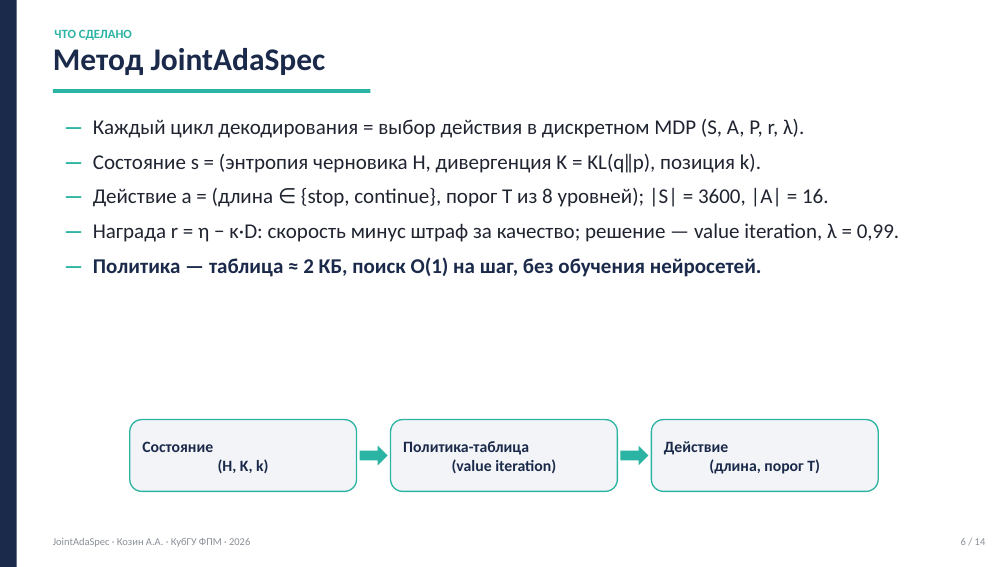
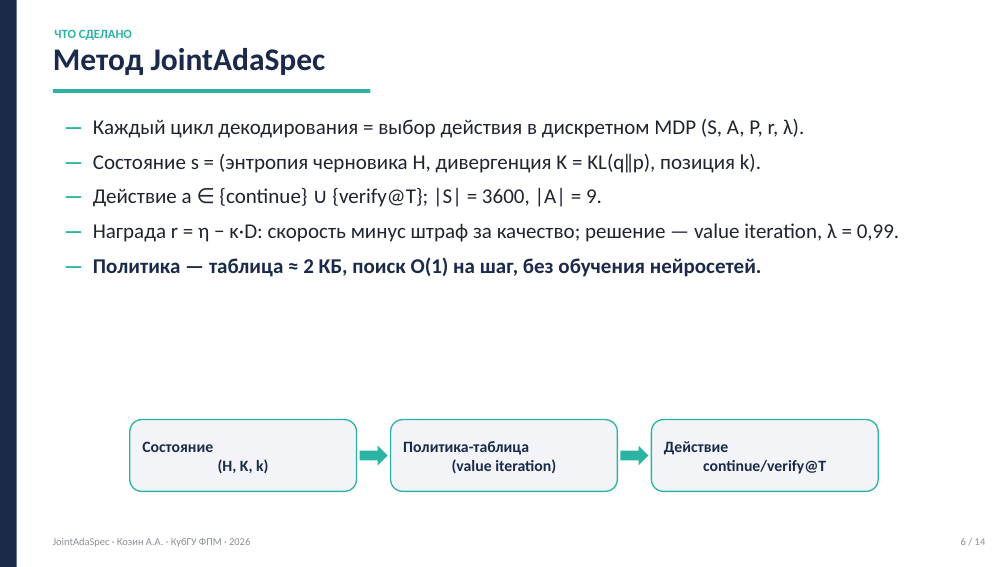
Before and after one commit to levvius/adaptive-speculative-decoding, a slide deck: slide 6 of papers/dist/JointAdaSpec_defense.pptx. Drawn at 1008x567 pixels with LibreOffice and Linux fonts; fonts in the diff are those of the drawing. Boxes give left, top, right and bottom in pixels: in the first picture for what was removed or moved away, otherwise in the second. Text is boxed around its words. In the diff, an @@ line names an element or a change of style, - is before the commit and + after.

```diff
--- a/papers/dist/JointAdaSpec_defense.pptx
+++ b/papers/dist/JointAdaSpec_defense.pptx
@@ text at <box>93,187,602,207</box>: text changed @@
-— Действие a = (длина ∈ {stop, continue}, порог T из 8 уровней); |S| = 3600, |A| = 16.
+— Действие a ∈ {continue} ∪ {verify@T}; |S| = 3600, |A| = 9.
@@ text in rounded rectangle at <box>664,441,826,474</box>: text changed @@
-Действие
-(длина, порог T)
+Действие
+continue/verify@T
```
Also in this commit, not shown: 6 other slides changed, 3 other files.
